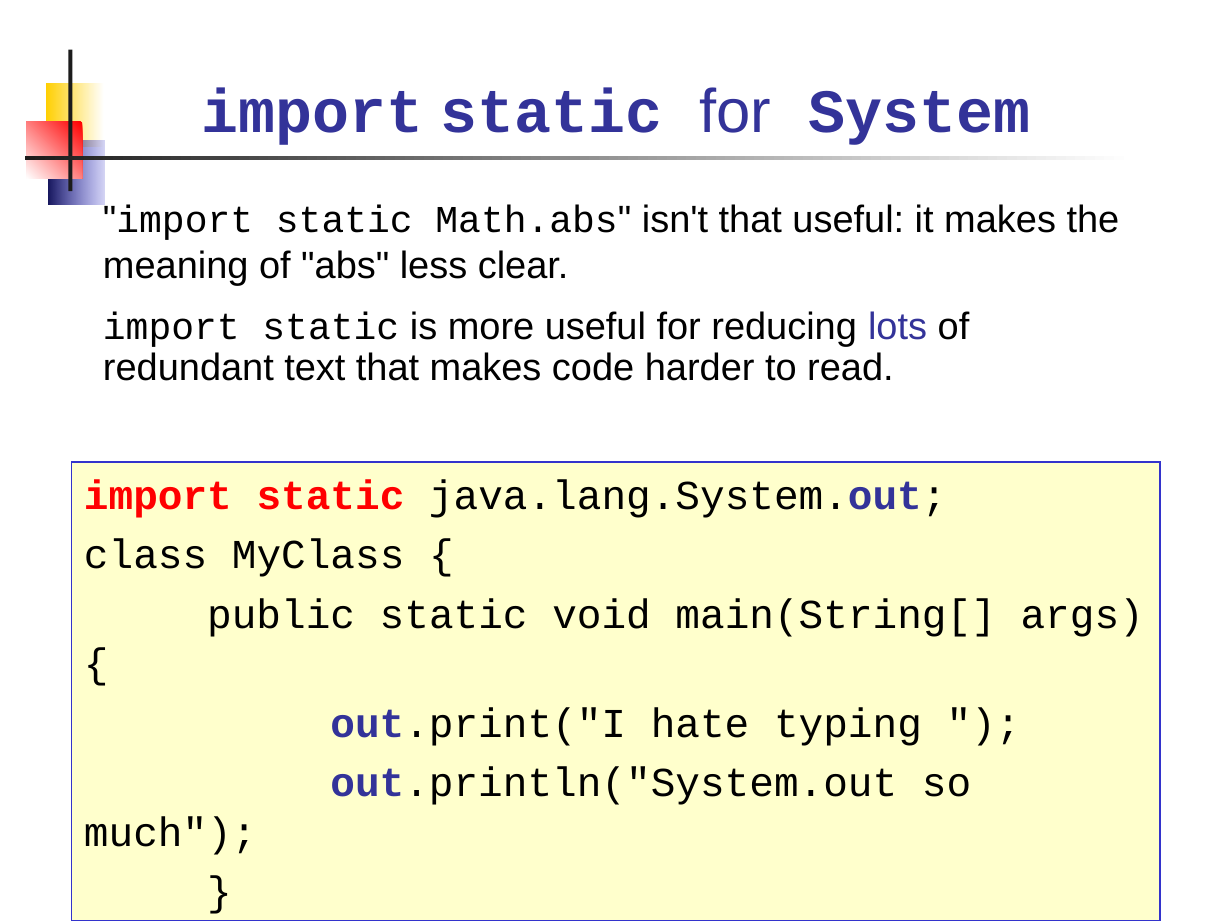
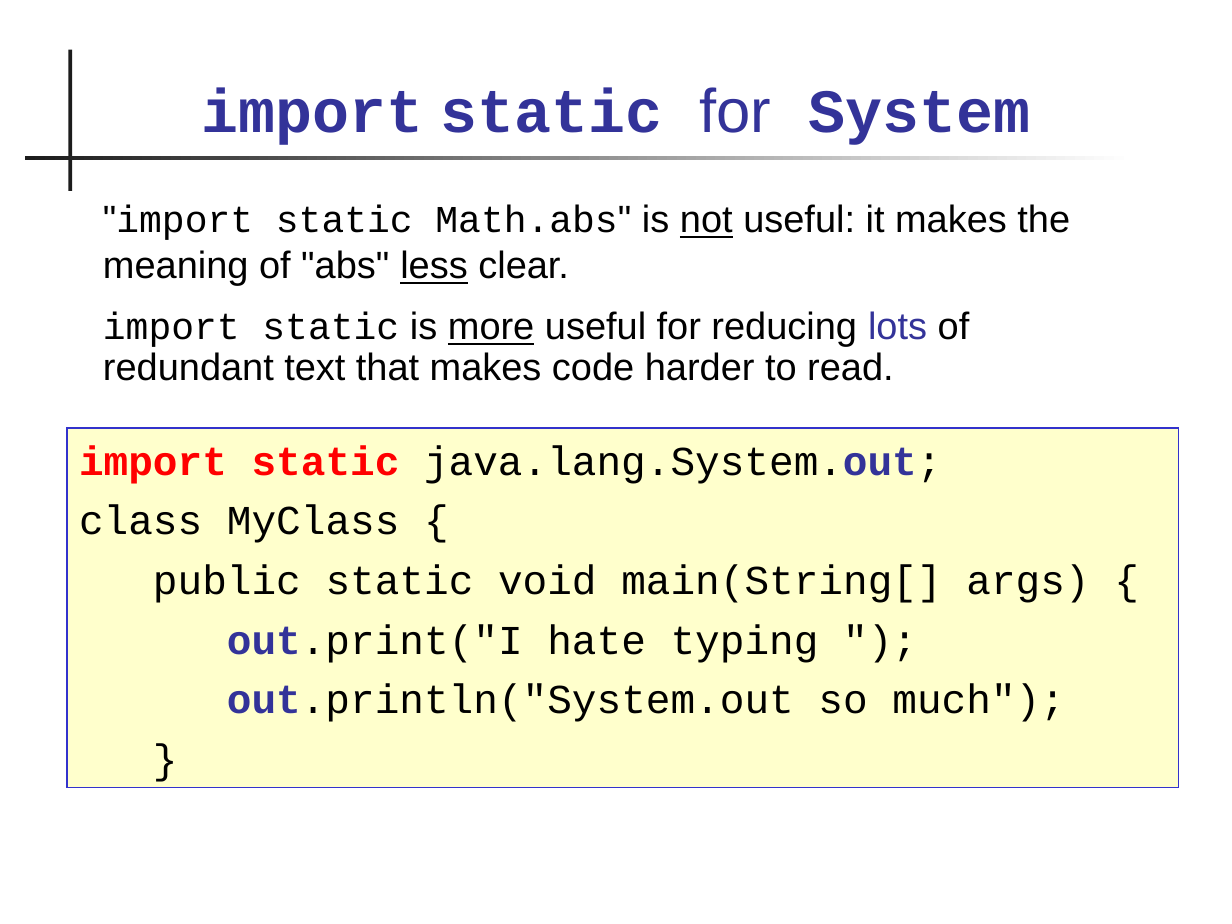
Before and after one commit to skeoop/skeoop.github.io, a slide deck: slide 15 of java-basics/21-Packages.ppt. Drawn at 1232x924 pixels with LibreOffice and Linux fonts; fonts in the diff are those of the drawing. Boxes give left, top, right and bottom in pixels: in the first picture for what was removed or moved away, otherwise in the second. Text is boxed around its words. In the diff, an @@ line names an element or a change of style, - is before the commit and + after.

```diff
--- a/java-basics/21-Packages.ppt
+++ b/java-basics/21-Packages.ppt
@@ rectangle removed at [46, 83, 103, 147] @@
@@ rectangle removed at [27, 122, 83, 179] @@
@@ rectangle removed at [48, 140, 103, 205] @@
@@ text at [103, 204, 1070, 285]: text changed @@
-"import static Math.abs" isn't that useful: it makes the meaning of "abs" less clear.
+"import static Math.abs" is not useful: it makes the meaning of "abs" less clear.
@@ text at [103, 311, 970, 381]: underline on in "more" @@
@@ rectangle "import static java.lang.System.out;": place and size @@
-rectangle "import static java.lang.System.out;" at [71, 462, 1159, 920]
+rectangle "import static java.lang.System.out;" at [67, 428, 1178, 787]
```
Also in this commit, not shown: 16 other slides changed, 1 slide added, 1 slide removed, 16 other files.
